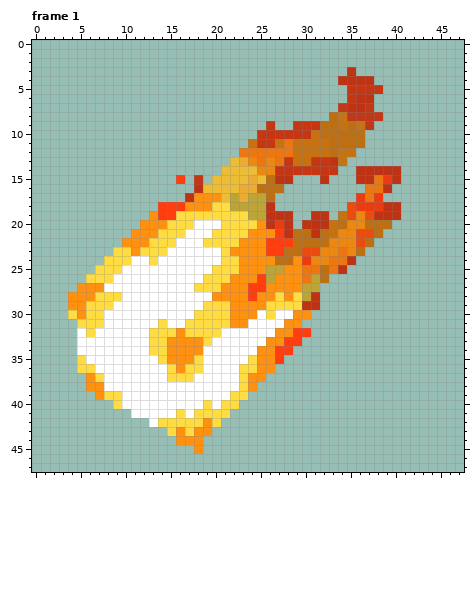
A animated GIF sprite gets an edit: site/img/mcc/cos/accessories/FireFist.gif. That is the earlier state.
The file is 48x48 pixels. Colours within 5 levels of each other are drawn and written as one. Shown: frame 1. The commit also changed other frames, which this record leaves out.
After the commit:
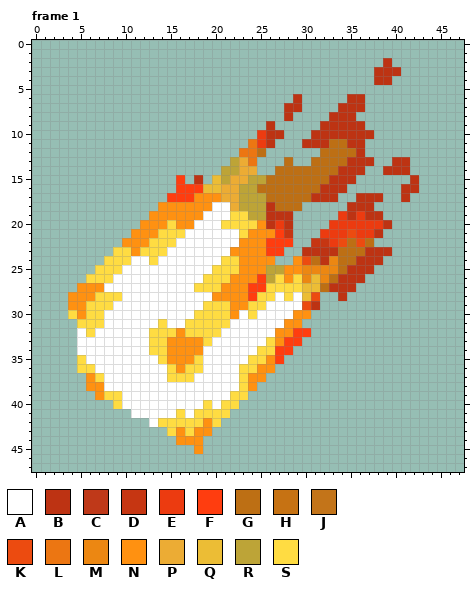
Palette (. is transparent): A #ffffff  B #bd3313  C #bf3919  D #c63612  E #ec3b10  F #ff3d0f  G #bd6f14  H #c67213  J #c37419  K #ec4b10  L #ec7612  M #ec8712  N #ff9111  P #ecac34  Q #ecbd35  R #bda437  S #ffdc42
Changes in this commit:
Frame 1:
y 2: x 39 . -> B
y 3: x 35 B -> .; x 38..40 ... -> BBB
y 4: x 34..39 BBBB.. -> ....BB
y 5: x 35..38 DDCD -> ....
y 6: x 29 . -> B; x 35 D -> B; x 37 B -> .
y 7: x 28..29 .. -> BB; x 34 C -> B; x 37 C -> .
y 8: x 28 . -> B; x 33..38 GJCCCC -> BBB...
y 9: x 26 D -> B; x 29..37 DDDGGHGJC -> ...BBBBB.
y 10: x 25..37 DDDDDDHGGGGG. -> EBB...BBBBBBB
y 11: x 24..32 HDDHLHHHH -> LEB...BBB; x 35..36 GG -> BB
y 12: x 25..32 LLLLHHHH -> G......G; x 34..36 JH. -> GGB
y 13: x 22 Q -> R; x 24..37 MLMLDHHDDBJ... -> L...G..GGGGBBB; x 40..41 .. -> BB
y 14: x 21..35 QQQQMMDDDDDDD.. -> RRPP..GGGGGGGBB; x 37..38 BB -> ..; x 41 . -> B
y 15: x 18 D -> B; x 21..25 QQQPQ -> RPPRR; x 27..40 BB...B...BBLEB -> GGGGGGBBB.....; x 42 . -> B
y 16: x 16..18 ..B -> FFF; x 21..24 QQPP -> PPRR; x 28..34 ....... -> GGGGBBB; x 37..39 LLB -> ...; x 41..42 .. -> BB
y 17: x 15..17 ..B -> FFF; x 21..23 QRP -> PPR; x 27..33 ....... -> GGGGBBB; x 36..38 ELE -> BBB; x 41 . -> B
y 18: x 14..16 FFF -> NNN; x 20..22 SSR -> AAP; x 27..29 ... -> GGG; x 35..40 KEEEBB -> BBB...
y 19: x 14..21 FFSSSSSS -> NNNNNAAA; x 31..32 BB -> ..; x 34..37 HKMK -> EBEB; x 39..40 BB -> ..
y 20: x 16..17 SS -> NN; x 30..39 BBBHGMMGGG -> ...EEEEEEB
y 21: x 20..22 SSS -> AAA; x 28..38 BGGBGHMMKKG -> D...EEEKEEB
y 22: x 19..22 SSSS -> AAAA; x 29..35 GGGGMMM -> ..DDEKG
y 23: x 21 S -> A; x 28..35 GGKKMMLM -> ..BBBBGG; x 37..39 ... -> BBB
y 24: x 27..28 GG -> ..; x 30..38 EMMLLB... -> KGBMGGBBB
y 25: x 30..37 LLGLB... -> MMMMGBBB
y 26: x 27 N -> S; x 29..36 NLRG.... -> SMQMGBBB
y 27: x 26..35 NNNNRR.... -> SSSSQQGBBB
y 28: x 25..31 NNSNSRB -> SSASAQK; x 34 . -> B
y 29: x 24..30 NNSSSSB -> SSAAAAK
y 30: x 23..24 NN -> AS; x 26 S -> A
y 31: x 22..23 NN -> AA
y 33: x 26 N -> S
y 34: x 25..26 NN -> SS
y 35: x 25 N -> S
